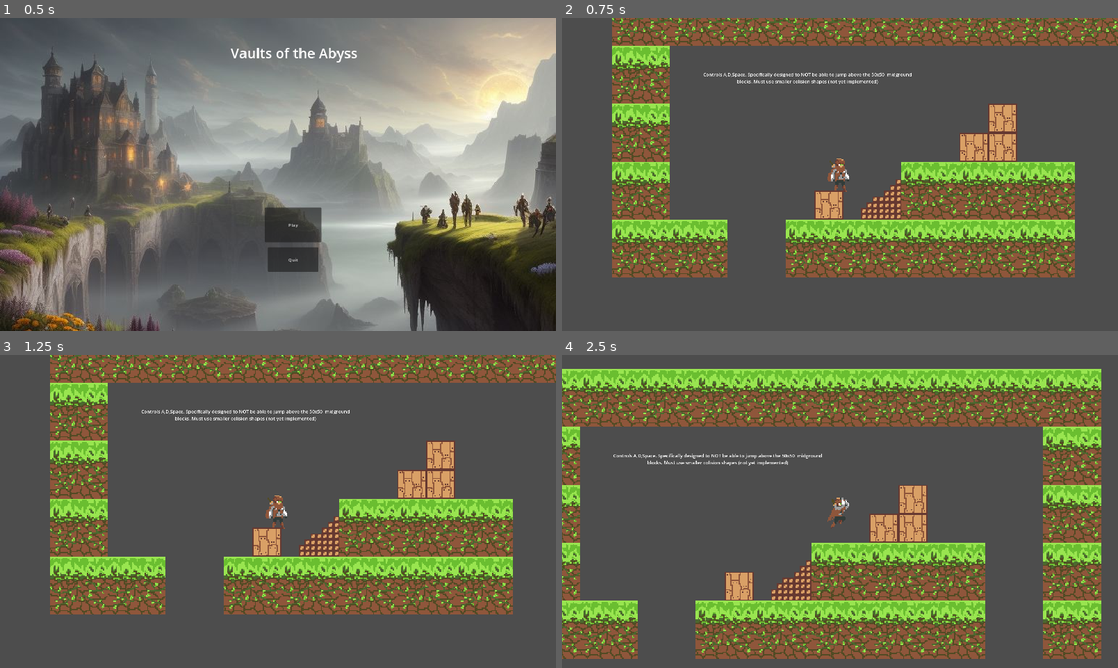
Above: before the commit, frames 1-4 (two rows, left to right).
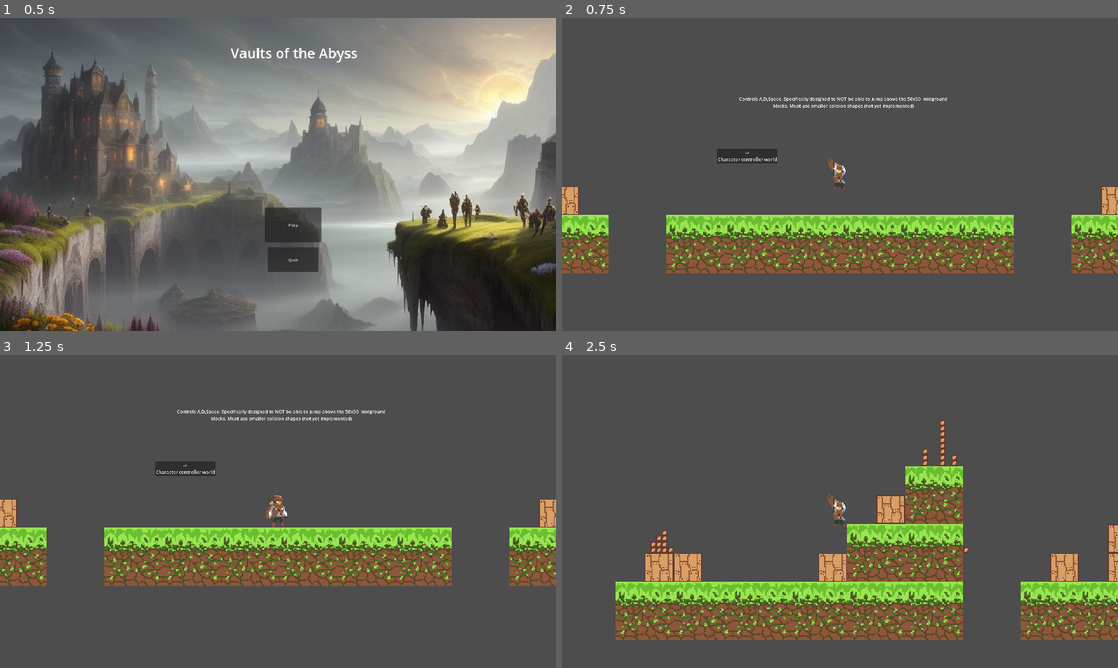
Above: after the commit, the same moments.

Repository: KevinSCoursey/VaultsOfTheAbyss
Game: Godot game, scene res://Scenes/UI/Menus/title_screen.tscn
Same seed, same stepped clock (60 frames per second), same inputs: the game is played once before the commit and once after it.
Inputs (mouse positions are in pixels of both pictures, inside the frame that each line leads up to):
- Up to frame 1 (0.5 s): no input
- Up to frame 2 (0.75 s): click "Play" at 0.5 s
- Up to frame 3 (1.25 s): no input
- Up to frame 4 (2.5 s): click (745, 467) at 1.25 s, where only the run after the commit has a clickable "-> Character controller world"; tap Enter at 2 s; hold D (move_right) from 2.03 s (still down); tap Space (jump) at 2.1, 2.27 s

Frame 1 is identical in both runs. In frame 2, 39% of the frame differs, in the area x 0-100%, y 0-83%; in frame 3, 43%; in frame 4, 54%, in the area x 0-100%, y 4-98%.

Commit message:
Add character controller test scene

Diff:
--- a/Scenes/Character/Player/player.gd
+++ b/Code/Character/Player/player.gd
@@ -1,5 +1,9 @@
 extends CharacterBody2D
 
+# Design criteria:
+# Single jump not to exceed 50px
+# Multi-jump (NYI)
+# Step height determines px size that functions as stairs (NYI)
 
 const SPEED = 300.0
 const JUMP_VELOCITY = -300.0
--- /dev/null
+++ b/Code/World/world_select.gd
@@ -0,0 +1,4 @@
+extends Node
+
+func _on_button_pressed():
+	get_tree().change_scene_to_file("res://Scenes/World/character_controller_test.tscn")
--- a/Scenes/Character/Player/player.tscn
+++ b/Scenes/Character/Player/player.tscn
@@ -1,6 +1,7 @@
-[gd_scene load_steps=27 format=3 uid="uid://c1lws0l4s5j43"]
+[gd_scene load_steps=28 format=3 uid="uid://c1lws0l4s5j43"]
 
 [ext_resource type="Texture2D" uid="uid://bt1pwbsheqdps" path="res://Sprites/Adventurer Sheet 30x30.png" id="1_46141"]
+[ext_resource type="Script" path="res://Code/Character/Player/player.gd" id="1_bn15i"]
 
 [sub_resource type="CapsuleShape2D" id="CapsuleShape2D_g6lcy"]
 radius = 6.5
@@ -300,6 +301,7 @@
 }
 
 [node name="player" type="CharacterBody2D"]
+script = ExtResource("1_bn15i")
 
 [node name="CollisionShape2D" type="CollisionShape2D" parent="."]
 position = Vector2(0.5, 0.5)
--- a/Scenes/UI/Menus/title_screen.tscn
+++ b/Scenes/UI/Menus/title_screen.tscn
@@ -1,6 +1,6 @@
-[gd_scene load_steps=4 format=3 uid="uid://73ari1ck7ry4"]
+[gd_scene load_steps=4 format=3 uid="uid://dl4csqxtl4fut"]
 
-[ext_resource type="Script" path="res://Scenes/UI/Menus/title_screen.gd" id="1_nmr0i"]
+[ext_resource type="Script" path="res://Code/UI/title_screen.gd" id="1_n32of"]
 [ext_resource type="Texture2D" uid="uid://b1pyb5a07vpey" path="res://Sprites/Backgrounds/background 3.jpg" id="2_h8rww"]
 
 [sub_resource type="LabelSettings" id="LabelSettings_d4y7j"]
@@ -13,7 +13,7 @@
 anchor_bottom = 1.0
 grow_horizontal = 2
 grow_vertical = 2
-script = ExtResource("1_nmr0i")
+script = ExtResource("1_n32of")
 
 [node name="TextureRect" type="TextureRect" parent="."]
 layout_mode = 0
--- /dev/null
+++ b/Scenes/World/character_controller_test.tscn
@@ -0,0 +1,31 @@
+[gd_scene load_steps=5 format=3 uid="uid://1yjleih3iwef"]
+
+[ext_resource type="TileSet" uid="uid://b7n4ofp3g3wa4" path="res://2D Navigation/Tile Set/tile_set_surface_50x50.tres" id="1_8uw7i"]
+[ext_resource type="TileSet" uid="uid://clfctc35gppci" path="res://2D Navigation/Tile Set/tile_set_surface_25x25.tres" id="2_f38hi"]
+[ext_resource type="TileSet" uid="uid://bbkq7goyf282c" path="res://2D Navigation/Tile Set/tile_set_surface_5x5.tres" id="3_ln68s"]
+[ext_resource type="PackedScene" uid="uid://c1lws0l4s5j43" path="res://Scenes/Character/Player/player.tscn" id="4_6navo"]
+
+[node name="character_controller_test" type="Node2D"]
+
+[node name="time_map_container" type="Node2D" parent="."]
+
+[node name="TileMap50x50" type="TileMap" parent="time_map_container"]
+tile_set = ExtResource("1_8uw7i")
+cell_quadrant_size = 50
+format = 2
+layer_0/name = "Ground"
+layer_0/tile_data = PackedInt32Array(131071, 1, 0, 65536, 1, 0, 65537, 1, 0, 131070, 1, 0, 131069, 1, 0, 65538, 1, 0, 131065, 1, 0, 131066, 1, 0, 131067, 1, 0, 65540, 1, 0, 65541, 1, 0, 65542, 1, 0, 65543, 1, 0, 65544, 1, 0, 65545, 1, 0, 1, 1, 0, -65534, 1, 0, 2, 1, 0)
+
+[node name="TileMap25x25" type="TileMap" parent="time_map_container"]
+tile_set = ExtResource("2_f38hi")
+cell_quadrant_size = 25
+format = 2
+layer_0/tile_data = PackedInt32Array(131059, 0, 0, 131060, 0, 0, 65524, 0, 0, -12, 0, 0, 131061, 0, 0, 65525, 0, 0, 131062, 0, 0, 65545, 0, 0, 65547, 0, 0, 11, 0, 0, 65549, 0, 0, 13, 0, 0, -65523, 0, 0, 15, 0, 0, 65551, 0, 0, 65553, 0, 0, 65537, 0, 0, -65533, 0, 0, 131067, 0, 0, 131068, 0, 0)
+
+[node name="TileMap5x5" type="TileMap" parent="time_map_container"]
+tile_set = ExtResource("3_ln68s")
+format = 2
+layer_0/tile_data = PackedInt32Array(327657, 1, 0, 327658, 1, 0, 327659, 1, 0, 262122, 1, 0, 262121, 1, 0, 196585, 1, 0, 196586, 1, 0, 131050, 1, 0, 262120, 1, 0, 327656, 1, 0, -720873, 1, 0, -786409, 1, 0, -851945, 1, 0, -720870, 1, 0, -786406, 1, 0, -851942, 1, 0, -917478, 1, 0, -983014, 1, 0, -1048550, 1, 0, -1114086, 1, 0, -1179622, 1, 0, -720868, 1, 0, -786404, 1, 0, 262174, 1, 0)
+
+[node name="player" parent="." instance=ExtResource("4_6navo")]
+position = Vector2(-18, 32)
--- a/Scenes/World/world.tscn
+++ b/Scenes/World/world.tscn
@@ -2,12 +2,17 @@
 
 [ext_resource type="PackedScene" uid="uid://c1lws0l4s5j43" path="res://Scenes/Character/Player/player.tscn" id="1_2myhk"]
 [ext_resource type="Theme" uid="uid://cs3x28ngyxi82" path="res://Themes/ui_theme.tres" id="1_nty0c"]
-[ext_resource type="Script" path="res://Scenes/Character/Player/player.gd" id="2_1yyoa"]
+[ext_resource type="Script" path="res://Code/World/world_select.gd" id="1_vbifj"]
 [ext_resource type="TileSet" uid="uid://b7n4ofp3g3wa4" path="res://2D Navigation/Tile Set/tile_set_surface_50x50.tres" id="3_ejdu0"]
 [ext_resource type="TileSet" uid="uid://clfctc35gppci" path="res://2D Navigation/Tile Set/tile_set_surface_25x25.tres" id="4_1u4y3"]
 [ext_resource type="TileSet" uid="uid://bbkq7goyf282c" path="res://2D Navigation/Tile Set/tile_set_surface_5x5.tres" id="6_7hn21"]
 
 [node name="world" type="Node2D"]
+
+[node name="world_select" type="Node" parent="."]
+script = ExtResource("1_vbifj")
+
+[node name="player" parent="." instance=ExtResource("1_2myhk")]
 
 [node name="Control (Scale is 0_125x)" type="Control" parent="."]
 layout_mode = 3
@@ -15,19 +20,23 @@
 scale = Vector2(0.125, 0.125)
 theme = ExtResource("1_nty0c")
 
+[node name="Button" type="Button" parent="Control (Scale is 0_125x)"]
+layout_mode = 0
+offset_left = -848.0
+offset_top = -56.0
+offset_right = -656.0
+offset_bottom = -3.0
+text = "->
+Character controller world"
+
 [node name="Label" type="Label" parent="Control (Scale is 0_125x)"]
 layout_mode = 0
-offset_left = 6216.0
-offset_top = 4176.0
-offset_right = 7688.0
-offset_bottom = 4600.0
+offset_left = -712.0
+offset_top = -424.0
+offset_right = 760.0
 text = "Controls A,D,Space. Specifically designed to NOT be able to jump above the 50x50  midground blocks. Must use smaller colision shapes (not yet implemented)"
 horizontal_alignment = 1
 autowrap_mode = 3
-
-[node name="player" parent="." instance=ExtResource("1_2myhk")]
-position = Vector2(897, 601)
-script = ExtResource("2_1yyoa")
 
 [node name="time_map_container" type="Node2D" parent="."]
 
@@ -36,15 +45,16 @@
 cell_quadrant_size = 50
 format = 2
 layer_0/name = "Ground"
-layer_0/tile_data = PackedInt32Array(851985, 1, 0, 851986, 1, 0, 851987, 1, 0, 851988, 1, 0, 851989, 1, 0, 851983, 1, 0, 851982, 1, 0, 786451, 1, 0, 786452, 1, 0, 786453, 1, 0, 786446, 1, 0, 720910, 1, 0, 655374, 1, 0, 589838, 1, 0, 589839, 1, 0, 589840, 1, 0, 589841, 1, 0, 589842, 1, 0, 589843, 1, 0, 589844, 1, 0, 589845, 1, 0, 589846, 1, 0, 589847, 1, 0, 655383, 1, 0, 720919, 1, 0, 786455, 1, 0, 851991, 1, 0)
+layer_0/tile_data = PackedInt32Array(131071, 1, 0, 65536, 1, 0, 65537, 1, 0, 131070, 1, 0, 131069, 1, 0, 65538, 1, 0, 131065, 1, 0, 131066, 1, 0, 131067, 1, 0, 65540, 1, 0, 65541, 1, 0, 65542, 1, 0, 65543, 1, 0, 65544, 1, 0, 65545, 1, 0)
 
 [node name="TileMap25x25" type="TileMap" parent="time_map_container"]
 tile_set = ExtResource("4_1u4y3")
 cell_quadrant_size = 25
 format = 2
-layer_0/tile_data = PackedInt32Array(1638435, 0, 0, 1507368, 0, 0, 1507369, 0, 0, 1441833, 0, 0)
+layer_0/tile_data = PackedInt32Array(131059, 0, 0, 131060, 0, 0, 65524, 0, 0, -12, 0, 0, 131061, 0, 0, 65525, 0, 0, 131062, 0, 0, 65545, 0, 0, 65547, 0, 0, 11, 0, 0, 65549, 0, 0, 13, 0, 0, -65523, 0, 0, 15, 0, 0, 65551, 0, 0, 65553, 0, 0)
 
 [node name="TileMap5x5" type="TileMap" parent="time_map_container"]
 tile_set = ExtResource("6_7hn21")
 format = 2
-layer_0/tile_data = PackedInt32Array(8454333, 1, 0, 8454328, 1, 0, 8454329, 1, 0, 8388793, 1, 0, 8454330, 1, 0, 8454331, 1, 0, 8388795, 1, 0, 8388794, 1, 0, 8323258, 1, 0, 8323259, 1, 0, 8257723, 1, 0, 8192187, 1, 0, 8192188, 1, 0, 8257724, 1, 0, 8257725, 1, 0, 8323260, 1, 0, 8388796, 1, 0, 8454332, 1, 0, 8388797, 1, 0, 8323261, 1, 0, 8454327, 1, 0, 8388791, 1, 0, 8388792, 1, 0, 8323256, 1, 0, 8323257, 1, 0, 8257721, 1, 0, 8257722, 1, 0, 8192189, 1, 0, 8126652, 1, 0, 8126653, 1, 0, 8061117, 1, 0)
+
+[connection signal="pressed" from="Control (Scale is 0_125x)/Button" to="world_select" method="_on_button_pressed"]
Not shown: 1 places in 2D Navigation/Tile Set/tile_set_surface_50x50.tres that only renumber resources
Renamed: Scenes/UI/Menus/title_screen.gd -> Code/UI/title_screen.gd
